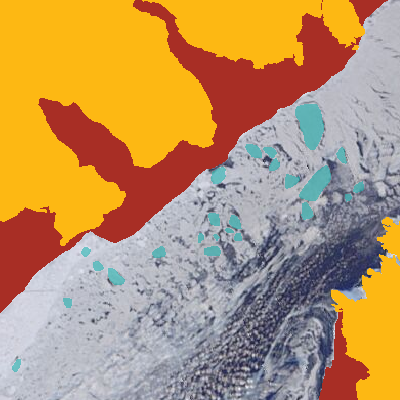
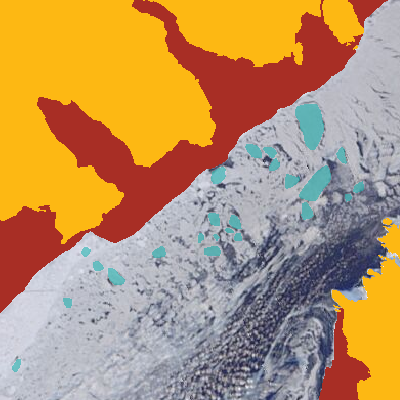
Two versions of the same layered image (400px x 400px). Layer-by-layer changes:
painted on "land mask" (2nd of 2) over [0, 0, 400, 400]
painted on "landfast ice" over [0, 0, 371, 400]
